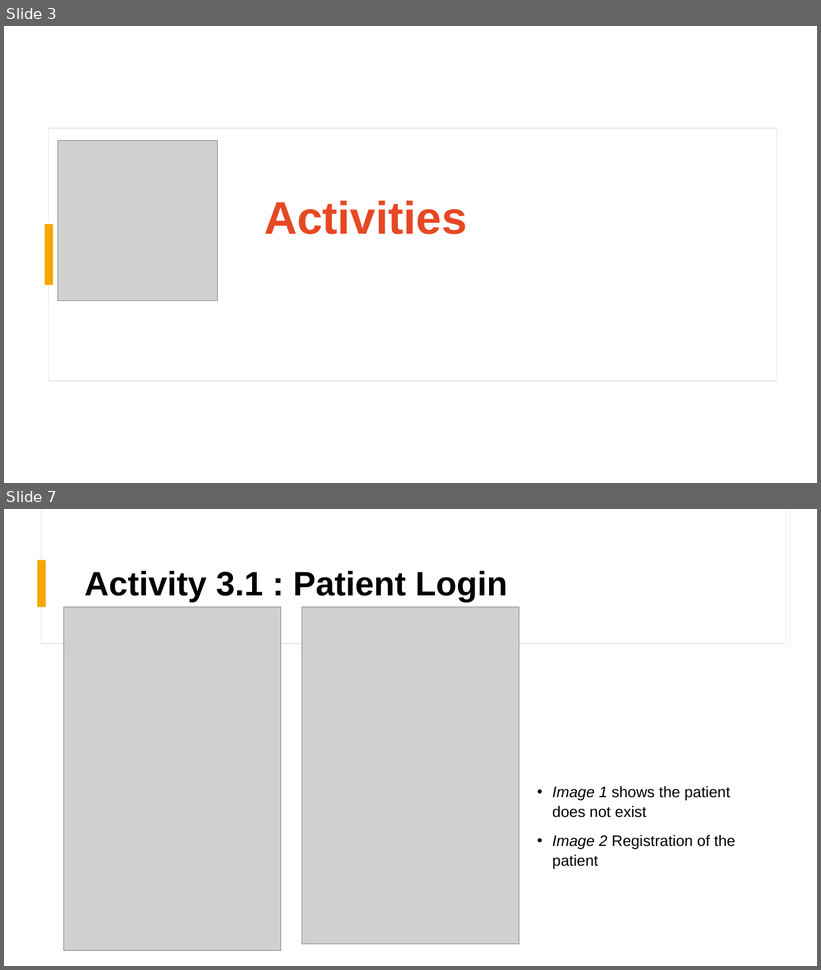
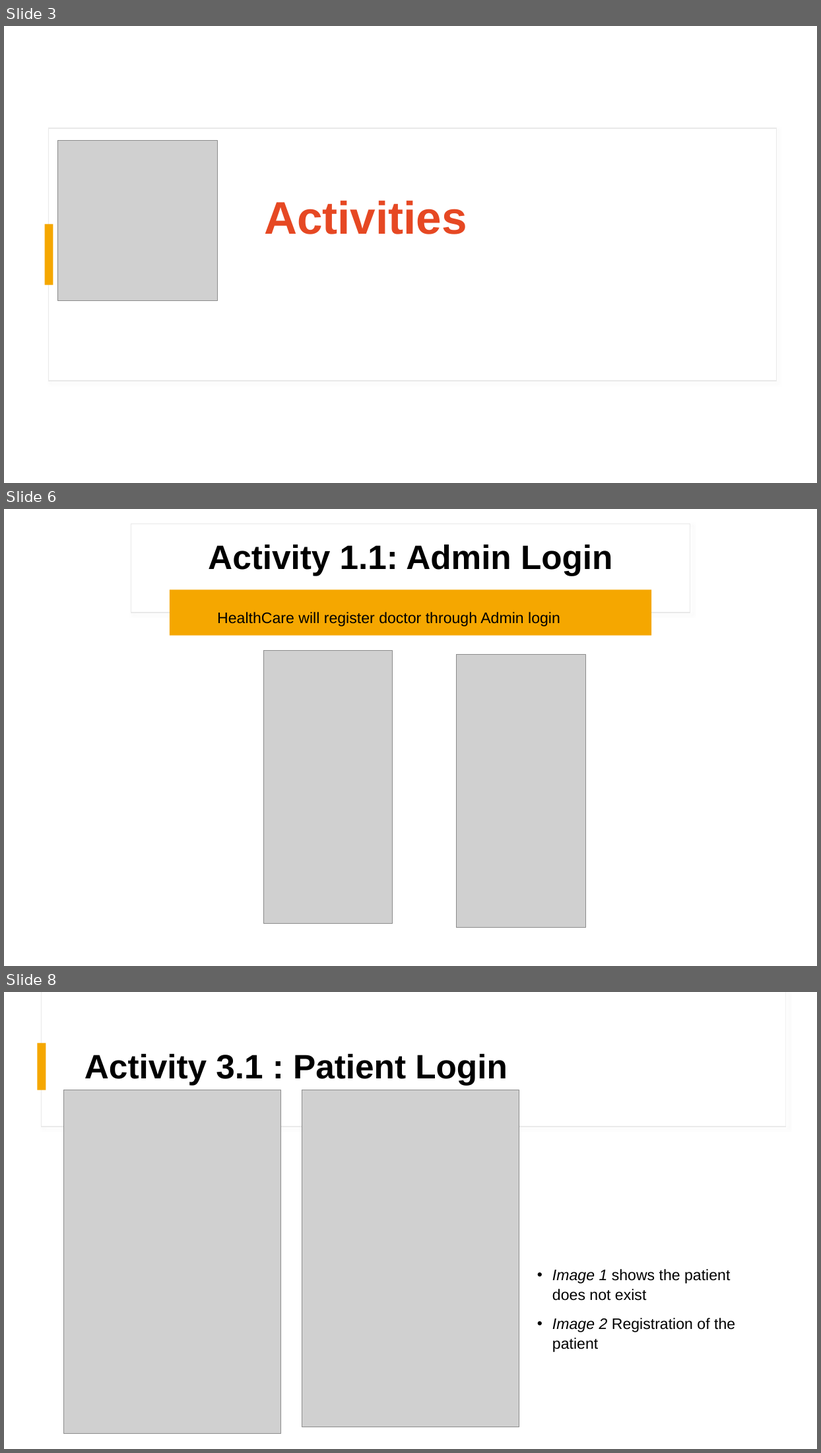
Before and after one commit to issac07-cap/mini-healthcare-helper, a slide deck: project-docs/Andoid-MiniHealthCare-Helper.pptx. Shown one above the other, each under a label of ours: slides 3 and 7 before the commit, slides 3, 6 and 8 after it; the slides between them are not shown. The pictures are 821x970 and 821x1453 pixels, drawn with LibreOffice and Linux fonts; fonts in the diff are those of the drawing; grey boxes stand for pictures. Boxes give left, top, right and bottom in pixels: in the first picture for what was removed or moved away, otherwise in the second. Text is boxed around its words. In the diff, an @@ line names an element or a change of style, - is before the commit and + after.

```diff
--- a/project-docs/Andoid-MiniHealthCare-Helper.pptx
+++ b/project-docs/Andoid-MiniHealthCare-Helper.pptx
@@ slide 6 added at (4, 509, 817, 966), background #FFFFFF @@
@@ rectangle added at (4, 509, 817, 966), fill #FFFFFF @@
@@ rectangle added at (41, 509, 786, 644), fill #FFFFFF, outline #E9E9E9 0.75 pt @@
@@ rectangle added at (42, 509, 786, 643), fill #FFFFFF @@
@@ rectangle added at (131, 524, 690, 613), fill #FFFFFF, outline #E9E9E9 1 pt @@
@@ title added at (208, 544, 613, 576), 40 pt, text #000000, bold @@
+Activity 1.1: Admin Login
@@ rounded rectangle added at (170, 590, 652, 635), fill #F5A700 @@
@@ text added at (217, 612, 560, 626), 18 pt, text #000000 @@
+HealthCare will register doctor through Admin login
@@ picture added at (263, 650, 393, 923) @@
@@ picture added at (457, 655, 586, 928) @@
@@ what was slide 7 is now slide 8 @@
```
Also in this commit, not shown: 6 slides changed, 2 other slides added, 1 slide removed.
